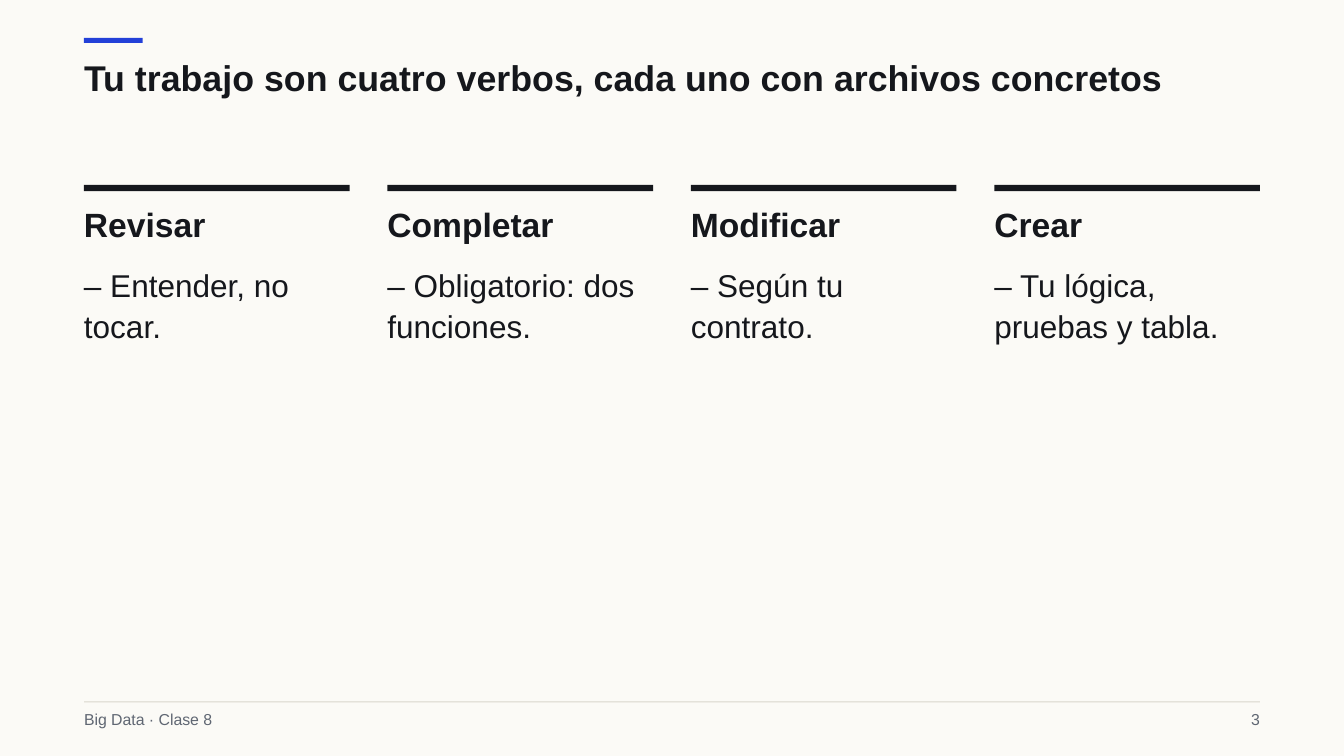
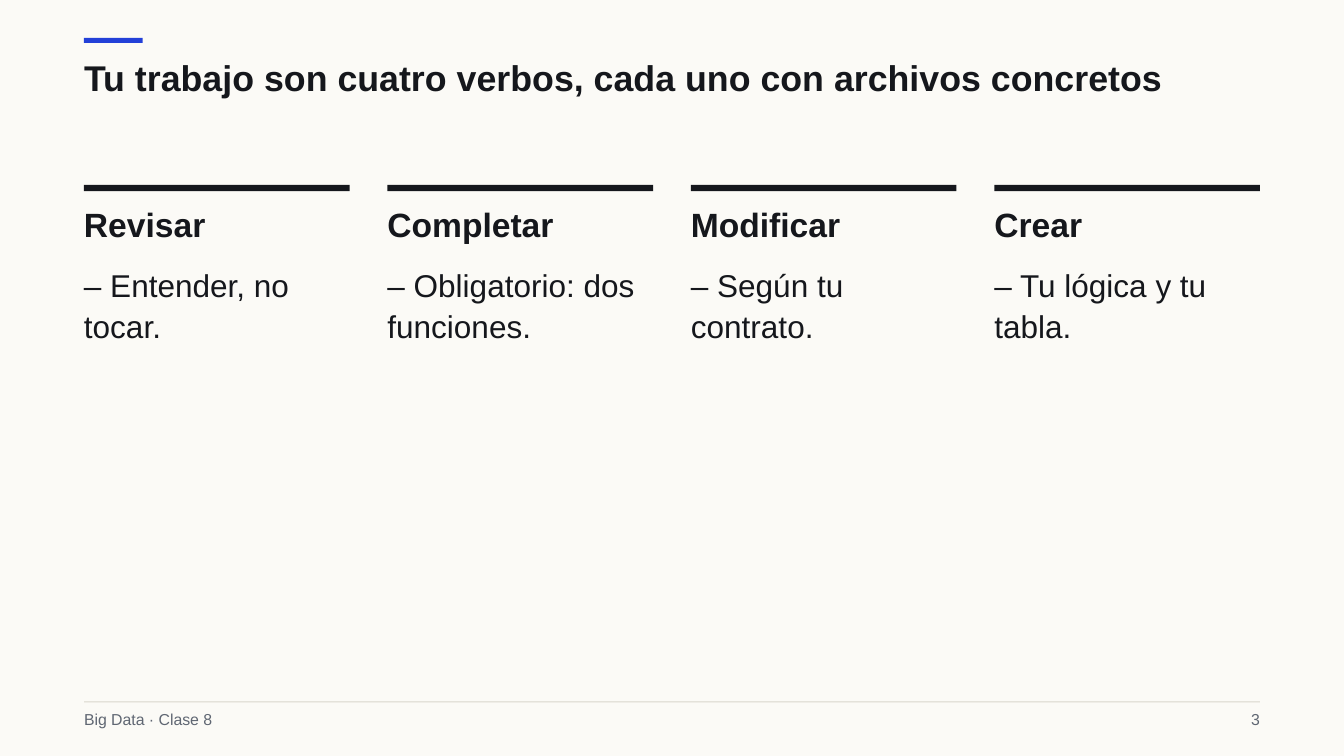
Before and after one commit to Apaezc/bigdata-udem-2026, a slide deck: slide 3 of curso/clase08/deck/slides.pptx. Drawn at 1344x756 pixels with LibreOffice and Linux fonts; fonts in the diff are those of the drawing. Boxes give left, top, right and bottom in pixels: in the first picture for what was removed or moved away, otherwise in the second. Text is boxed around its words. In the diff, an @@ line names an element or a change of style, - is before the commit and + after.

```diff
--- a/curso/clase08/deck/slides.pptx
+++ b/curso/clase08/deck/slides.pptx
@@ text at [994,273,1206,339]: text changed @@
-– Tu lógica, pruebas y tabla.
+– Tu lógica y tu tabla.
```
Also in this commit, not shown: 37 other slides changed, 1 slide added, 15 other files.
